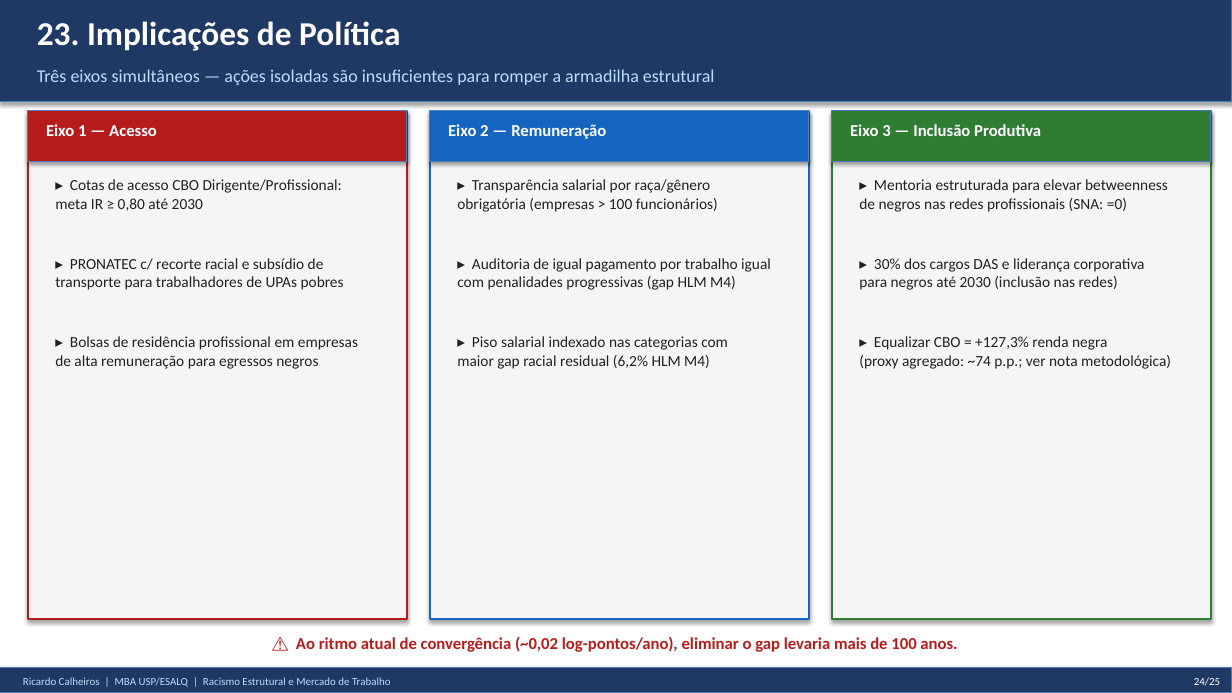
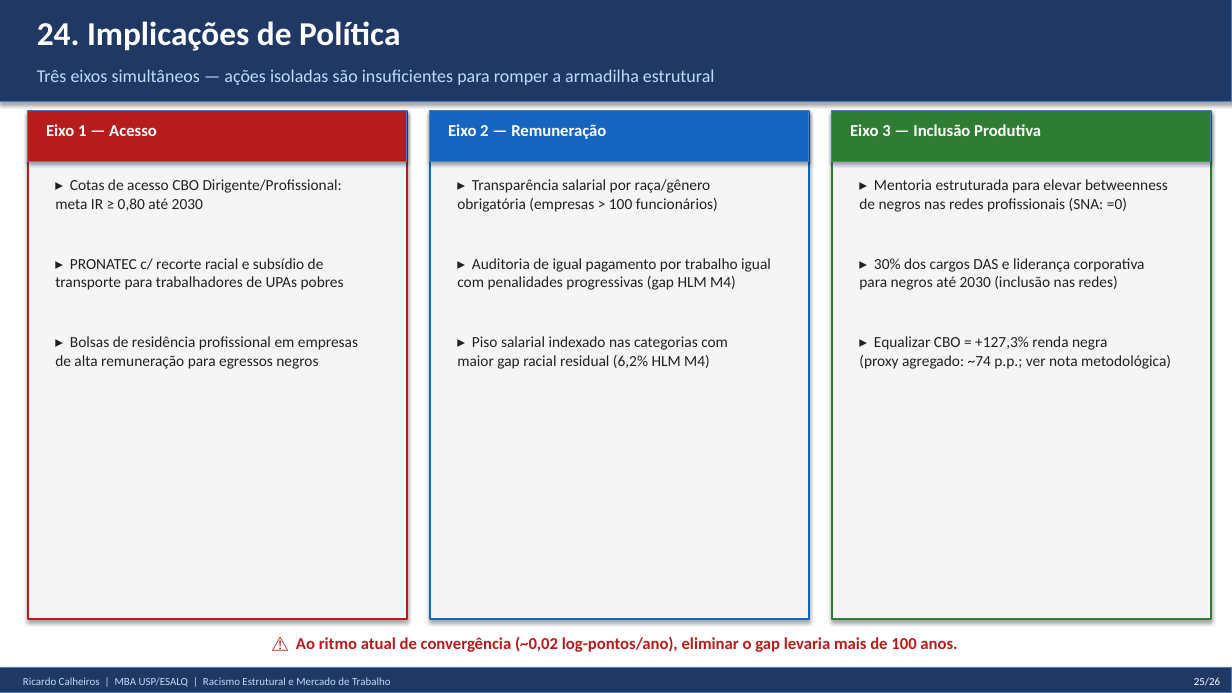
Before and after one commit to rickinrj-ux/ProjetoRacismoPNAD, a slide deck: slide 25 of apresentacao_tcc.pptx (slide 24 before the commit). Drawn at 1232x693 pixels with LibreOffice and Linux fonts; fonts in the diff are those of the drawing. Boxes give left, top, right and bottom in pixels: in the first picture for what was removed or moved away, otherwise in the second. Text is boxed around its words. In the diff, an @@ line names an element or a change of style, - is before the commit and + after.

```diff
--- a/apresentacao_tcc.pptx
+++ b/apresentacao_tcc.pptx
@@ text at (37, 21, 400, 51): text changed @@
-23. Implicações de Política
+24. Implicações de Política
@@ text at (1194, 677, 1220, 686): text changed @@
-24/25
+25/26
```
Also in this commit, not shown: 24 other slides changed, 1 slide added, 26 other files.
